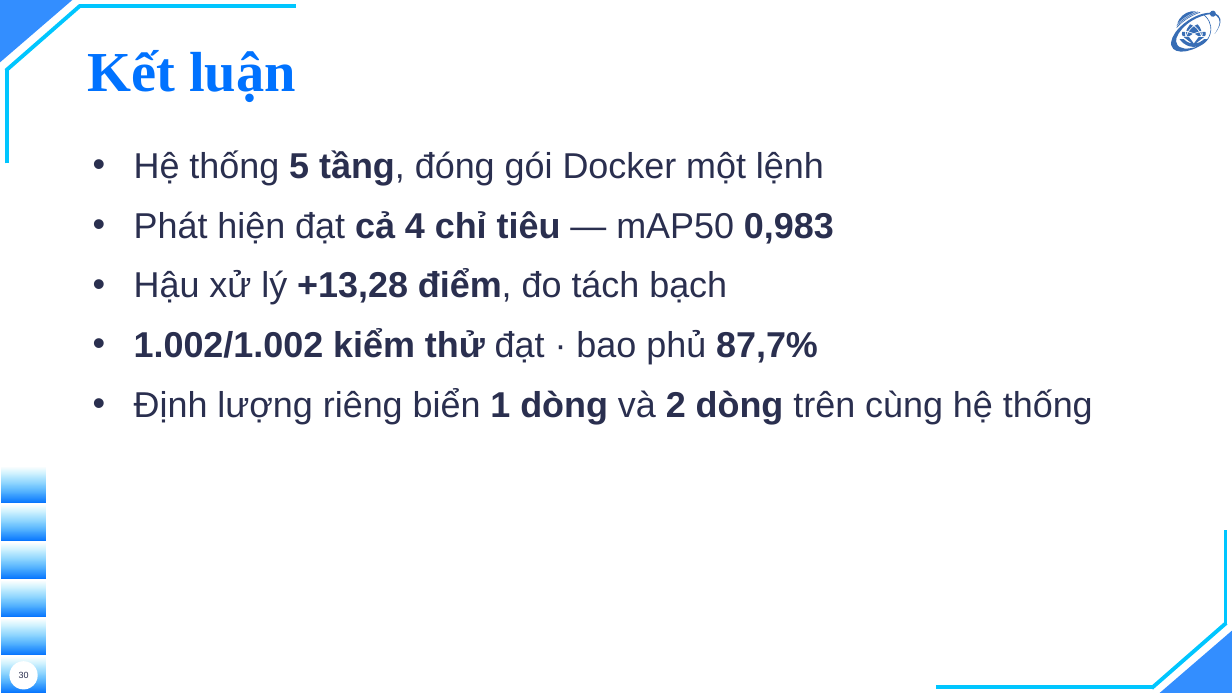
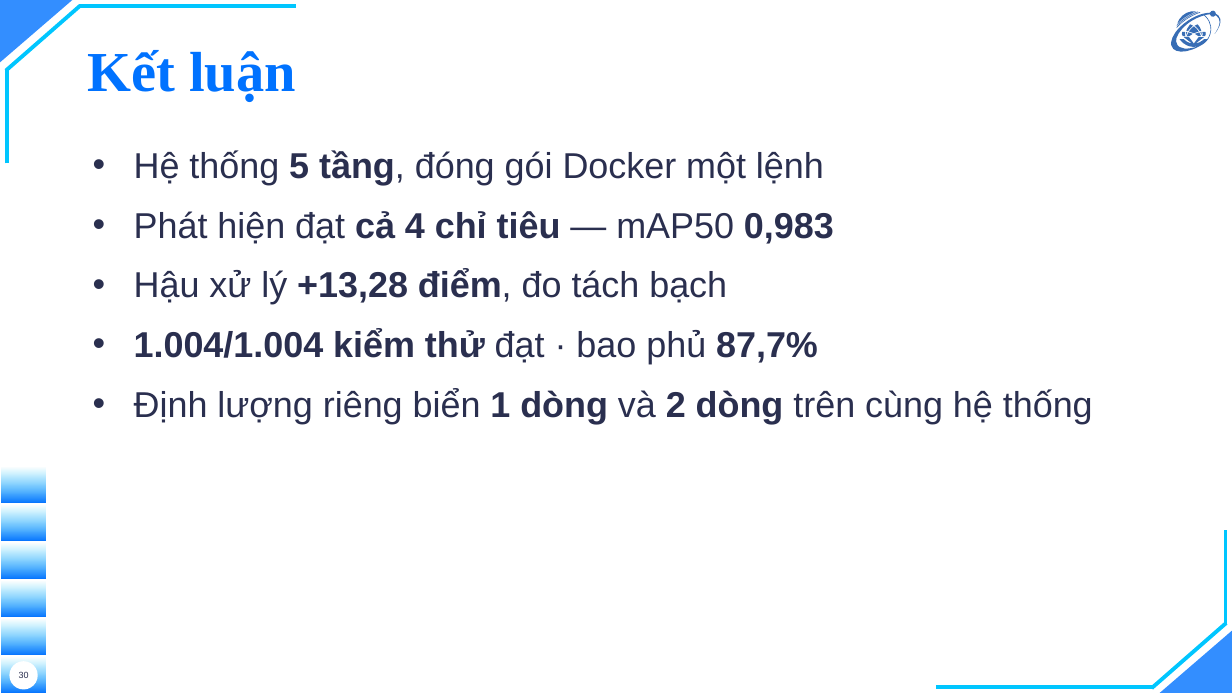
Before and after one commit to hieunguyen2604/alpr-do-an-mon-hoc, a slide deck: slide 30 of docs/slides/slides.pptx. Drawn at 1232x693 pixels with LibreOffice and Linux fonts; fonts in the diff are those of the drawing; background and template pictures are left out. Boxes give left, top, right and bottom in pixels: in the first picture for what was removed or moved away, otherwise in the second. Text is boxed around its words. In the diff, an @@ line names an element or a change of style, - is before the commit and + after.

```diff
--- a/docs/slides/slides.pptx
+++ b/docs/slides/slides.pptx
@@ text at bbox=[134, 329, 818, 364]: text changed @@
-• 1.002/1.002 kiểm thử đạt · bao phủ 87,7%
+• 1.004/1.004 kiểm thử đạt · bao phủ 87,7%
```
Also in this commit, not shown: 4 other slides changed, 29 other files.
